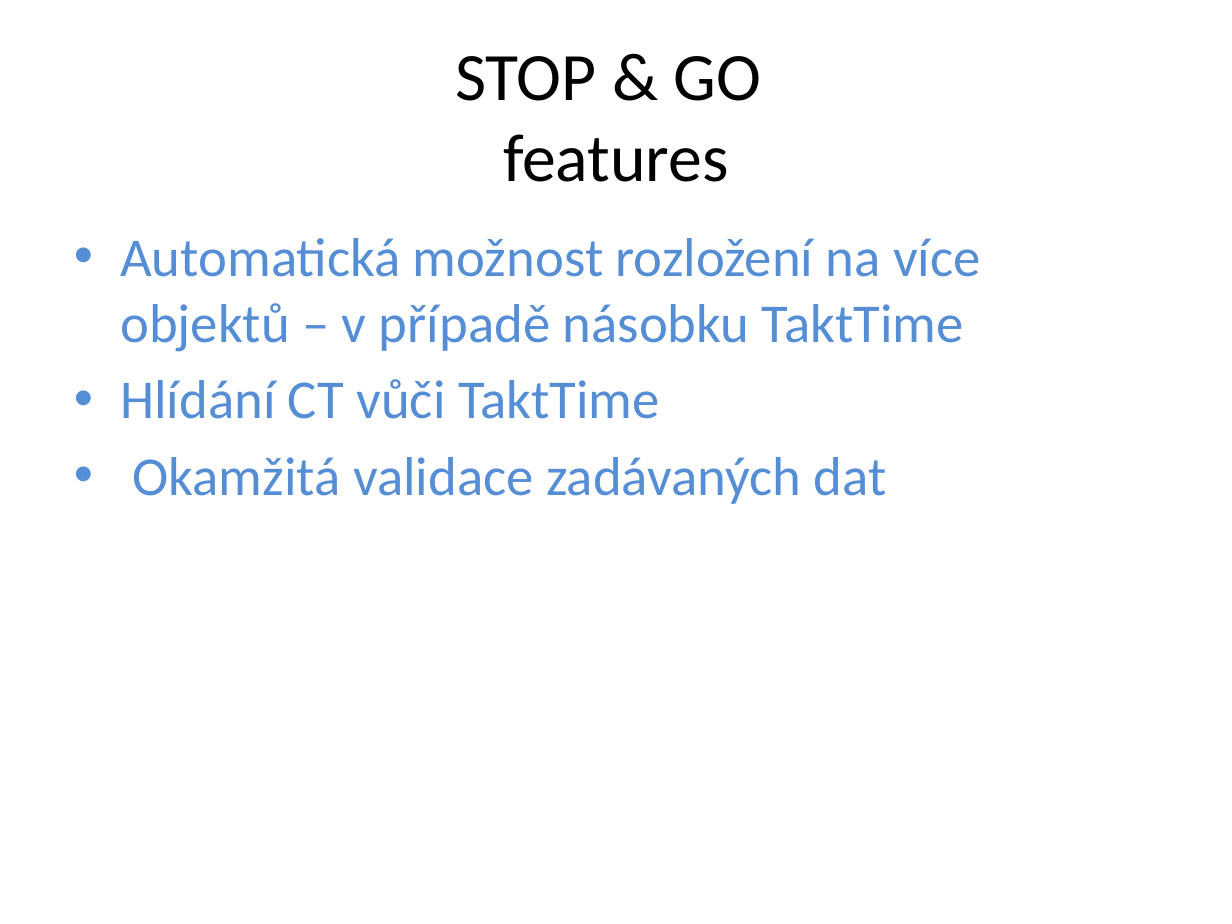
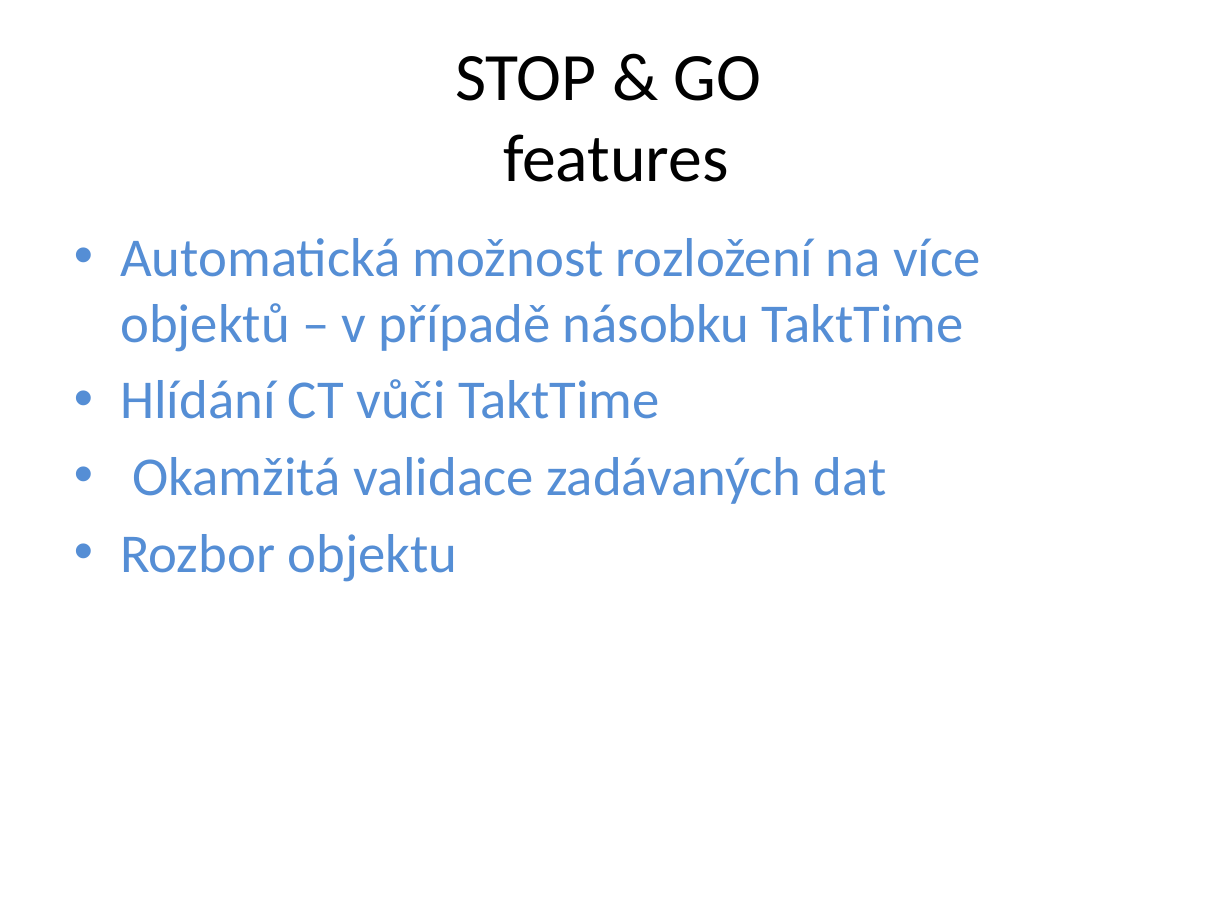
Before and after one commit to bravesoftdz/TISPL_v2, a slide deck: slide 3 of DOC/TISPL_features.pptx. Drawn at 1232x924 pixels with LibreOffice and Linux fonts; fonts in the diff are those of the drawing. Boxes give left, top, right and bottom in pixels: in the first picture for what was removed or moved away, otherwise in the second. Text is boxed around its words. In the diff, an @@ line names an element or a change of style, - is before the commit and + after.

```diff
--- a/DOC/TISPL_features.pptx
+++ b/DOC/TISPL_features.pptx
@@ text at (x1=120, y1=534, x2=458, y2=582): paragraph added @@
+• Rozbor objektu
```
Also in this commit, not shown: 2 other slides changed, 22 other files.
